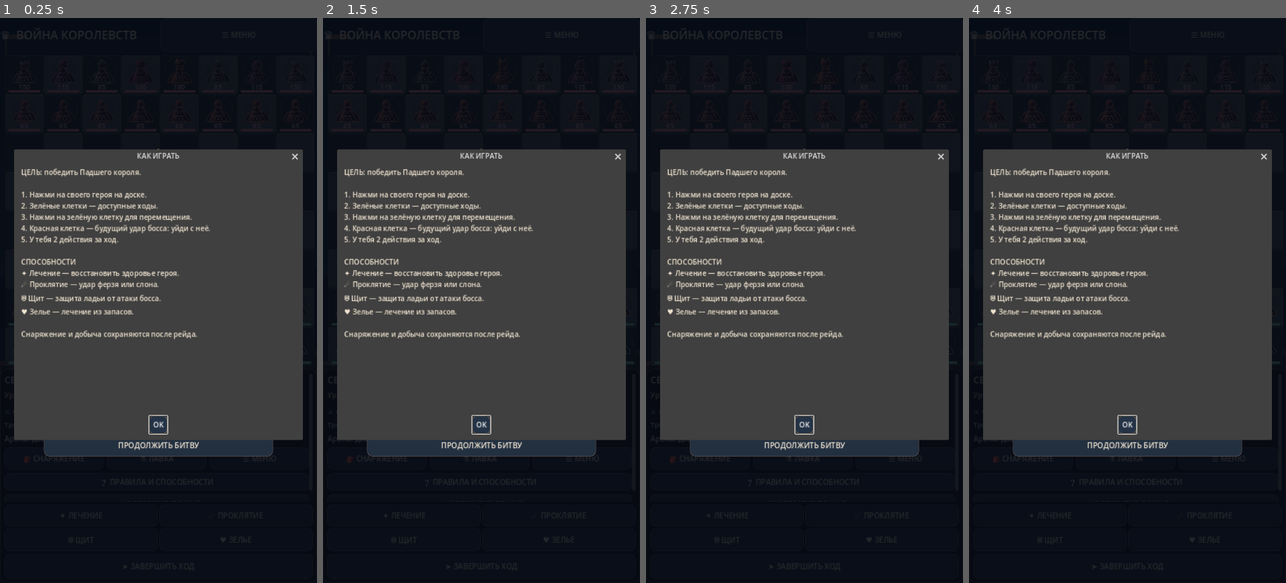
Above: before the commit, frames 1-4 (left to right).
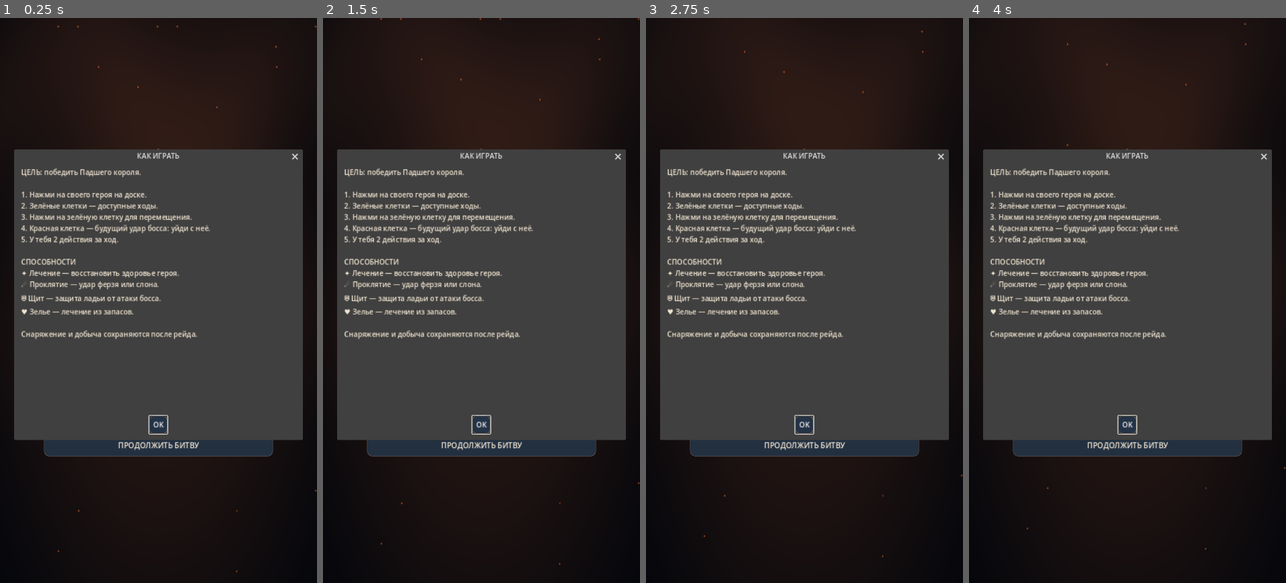
Above: after the commit, the same moments.

Repository: sitepushlic/kingdom-chess
Game: Godot game, scene res://scenes/main.tscn
Same seed, same stepped clock (60 frames per second), same inputs: the game is played once before the commit and once after it.
Inputs:
- Up to frame 1 (0.25 s): no input
- Up to frame 2 (1.5 s): click "☰ МЕНЮ" at 0.5 s; click "150" at 1.25 s
- Up to frame 3 (2.75 s): click "115" at 2 s
- Up to frame 4 (4 s): click "85" at 2.75 s; click "100" at 3.5 s

The runs differ from the first frame. In frame 1, 9.2% of the frame differs, in the area x 0-100%, y 0-99%; in frame 2, 9.2%; in frame 3, 9.1%; in frame 4, 9.1%.

Commit message:
Add animated cinematic atmospheric shader with rising embers and fog behind RPG main menu

Diff:
--- a/scripts/main.gd
+++ b/scripts/main.gd
@@ -443,6 +443,30 @@
 	backdrop.bg_color = Color(0.025, 0.038, 0.07, 0.87)
 	main_menu.add_theme_stylebox_override("panel", backdrop)
 	add_child(main_menu)
+	var atmosphere := ColorRect.new()
+	atmosphere.set_anchors_and_offsets_preset(Control.PRESET_FULL_RECT)
+	atmosphere.mouse_filter = Control.MOUSE_FILTER_IGNORE
+	var atmosphere_shader := Shader.new()
+	atmosphere_shader.code = """
+shader_type canvas_item;
+void fragment() {
+	vec2 uv = UV;
+	float distance_to_center = length((uv - vec2(0.5, 0.46)) * vec2(1.0, 0.8));
+	vec3 color = mix(vec3(0.012, 0.022, 0.043), vec3(0.14, 0.085, 0.073), smoothstep(0.78, 0.12, distance_to_center));
+	float mist = sin(uv.y * 12.0 + TIME * 0.17 + sin(uv.x * 8.0)) * 0.5 + 0.5;
+	color += vec3(0.055, 0.027, 0.015) * mist * smoothstep(0.85, 0.2, uv.y);
+	vec2 ember_grid = floor(vec2(uv.x * 16.0, uv.y * 28.0 + TIME * 0.3));
+	vec2 ember_local = fract(vec2(uv.x * 16.0, uv.y * 28.0 + TIME * 0.3));
+	float random_value = fract(sin(dot(ember_grid, vec2(127.1, 311.7))) * 43758.5453);
+	float ember = (1.0 - smoothstep(0.015, 0.075, length(ember_local - vec2(random_value, 0.5)))) * step(0.93, random_value);
+	color += vec3(0.8, 0.34, 0.1) * ember * 0.52;
+	COLOR = vec4(color, 1.0);
+}
+"""
+	var atmosphere_material := ShaderMaterial.new()
+	atmosphere_material.shader = atmosphere_shader
+	atmosphere.material = atmosphere_material
+	main_menu.add_child(atmosphere)
 	var center := CenterContainer.new()
 	center.set_anchors_and_offsets_preset(Control.PRESET_FULL_RECT)
 	main_menu.add_child(center)
